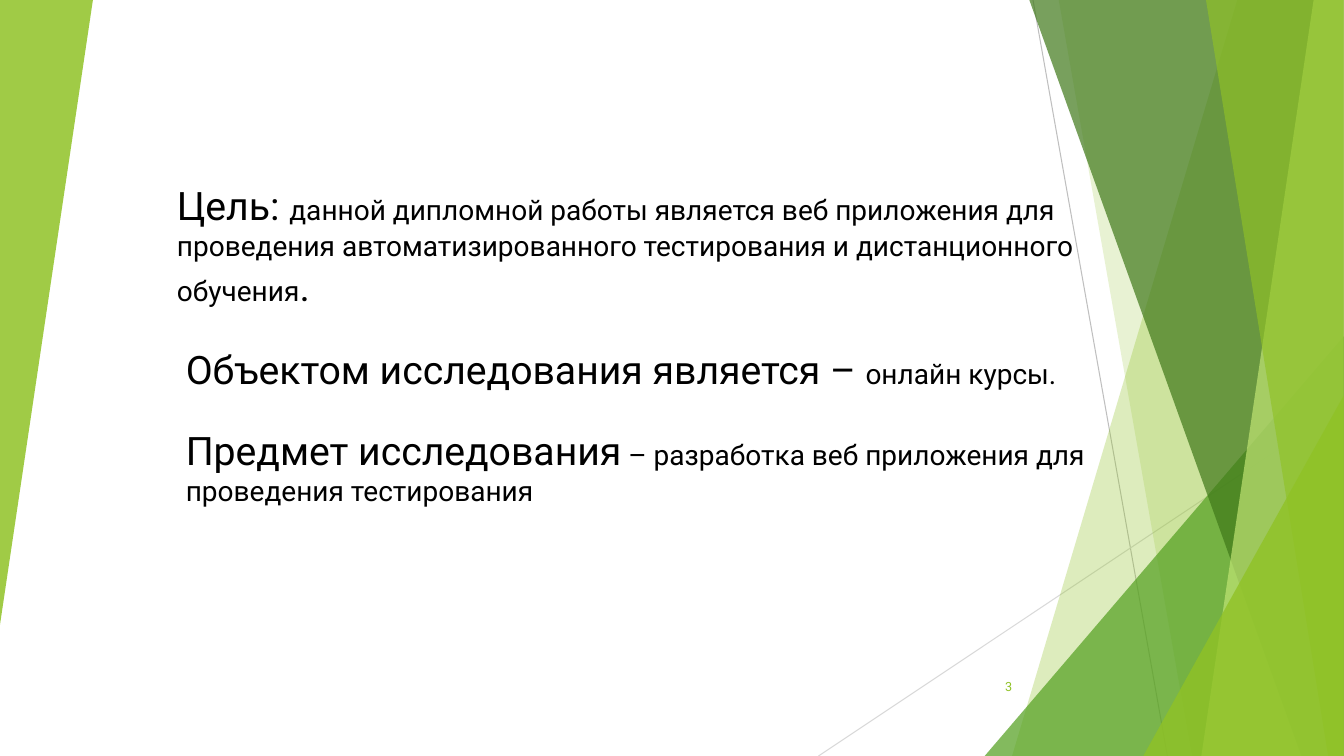
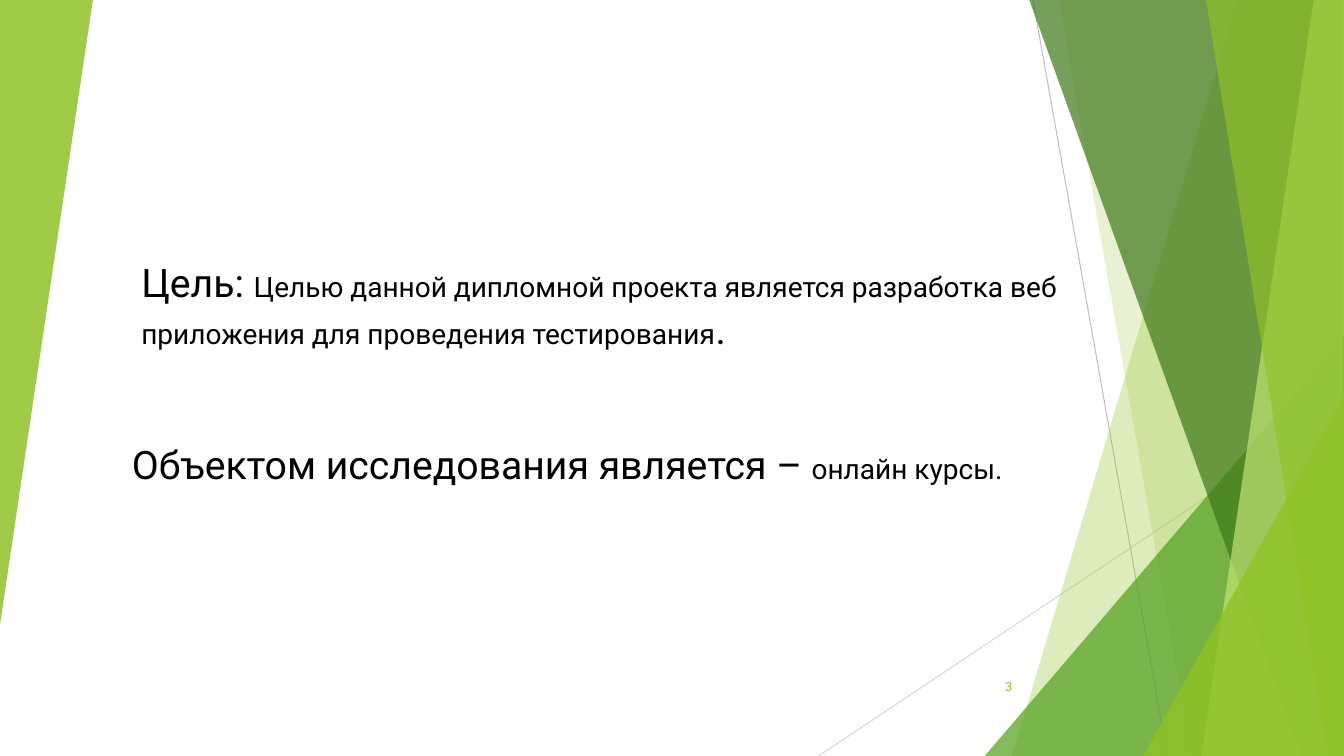
Before and after one commit to vakitari/prDipl, a slide deck: slide 3 of bas.pptx. Drawn at 1344x756 pixels with LibreOffice and Linux fonts; fonts in the diff are those of the drawing. Boxes give left, top, right and bottom in pixels: in the first picture for what was removed or moved away, otherwise in the second. Text is boxed around its words. In the diff, an @@ line names an element or a change of style, - is before the commit and + after.

```diff
--- a/bas.pptx
+++ b/bas.pptx
@@ text at (x1=141, y1=269, x2=1056, y2=350): text changed @@
-Цель: данной дипломной работы является веб приложения для проведения автоматизированного тестирования и дистанционного обучения.
+Цель: Целью данной дипломной проекта является разработка веб приложения для проведения тестирования.
@@ text "Объектом исследования является – онлайн ..." moved from (x1=186, y1=354, x2=1084, y2=507) to (x1=132, y1=449, x2=1002, y2=485) @@
@@ text at (x1=186, y1=437, x2=1084, y2=507): paragraph removed @@
-Предмет исследования – разработка веб приложения для проведения тестирования
```
Also in this commit, not shown: 4 other slides changed, 6 slides added, 5 slides removed, 1 other file.
